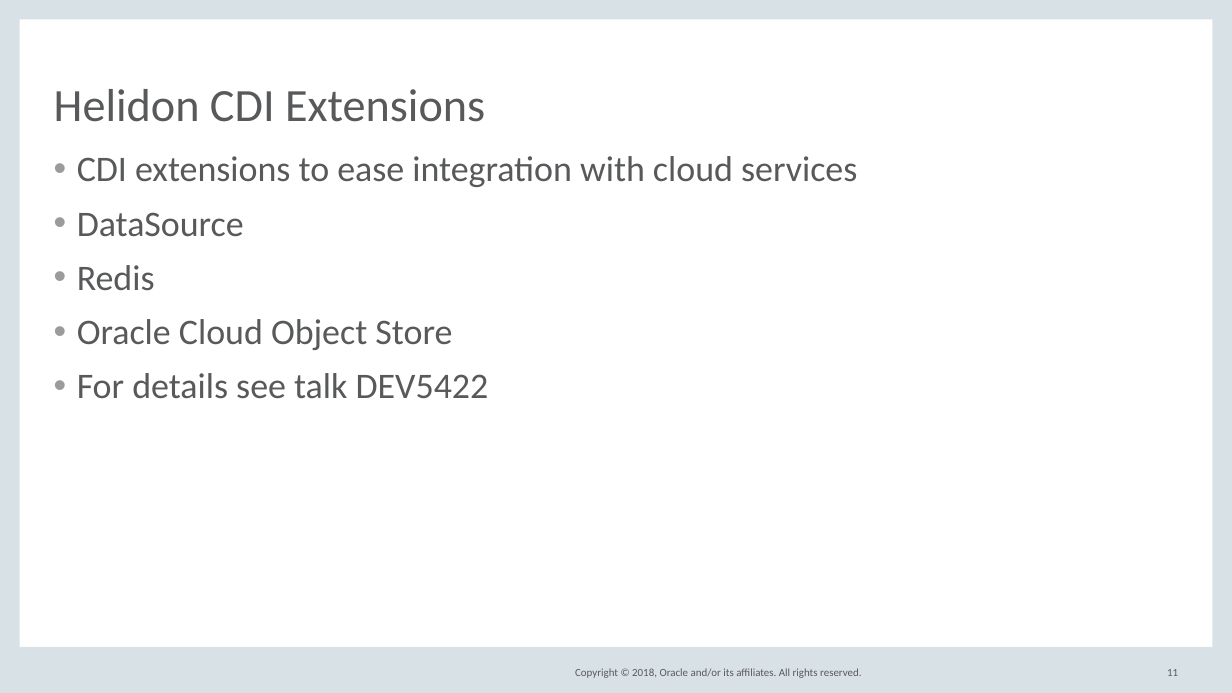
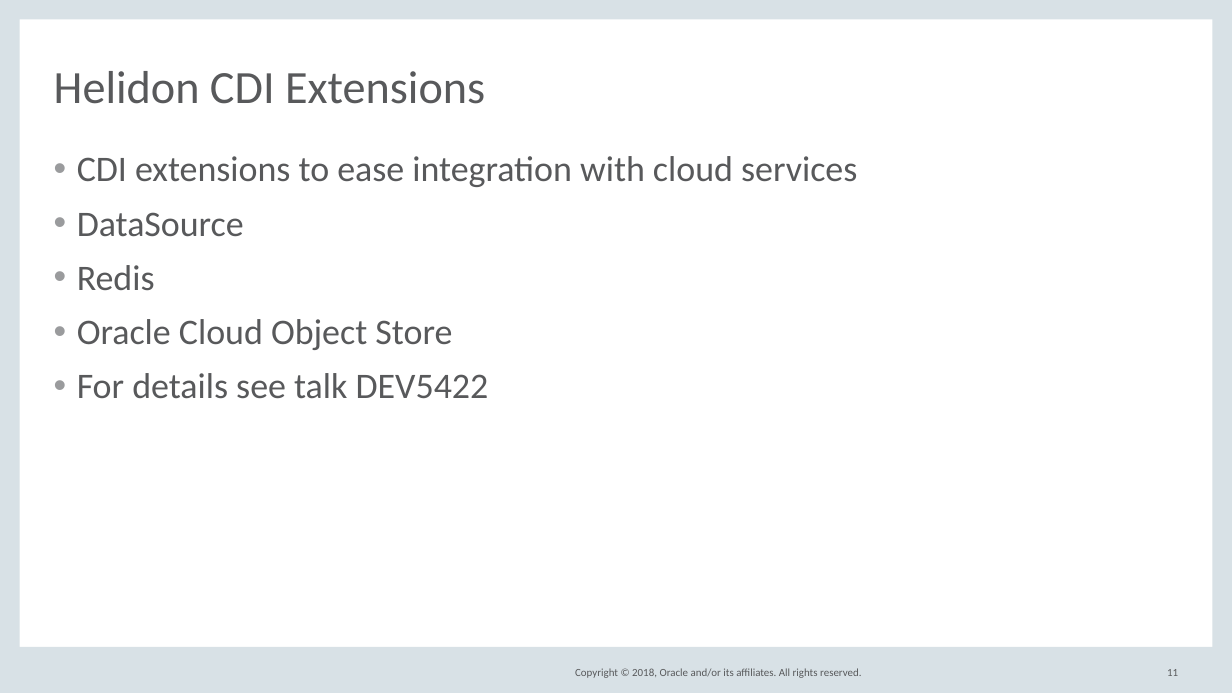
Before and after one commit to barchetta/codeone-2018, a slide deck: slide 11 of DEV5539_HelidonIntroCodeOne2018.pptx. Drawn at 1232x693 pixels with LibreOffice and Linux fonts; fonts in the diff are those of the drawing; background and template pictures are left out. Boxes give left, top, right and bottom in pixels: in the first picture for what was removed or moved away, otherwise in the second. Text is boxed around its words. In the diff, an @@ line names an element or a change of style, - is before the commit and + after.

```diff
--- a/DEV5539_HelidonIntroCodeOne2018.pptx
+++ b/DEV5539_HelidonIntroCodeOne2018.pptx
@@ title "Helidon CDI Extensions": place and size @@
-title "Helidon CDI Extensions" at (54,89,485,122)
+title "Helidon CDI Extensions" at (54,71,485,104)
```
Also in this commit, not shown: 5 other slides changed, 1 slide added, 1 slide removed, 1 other file.
